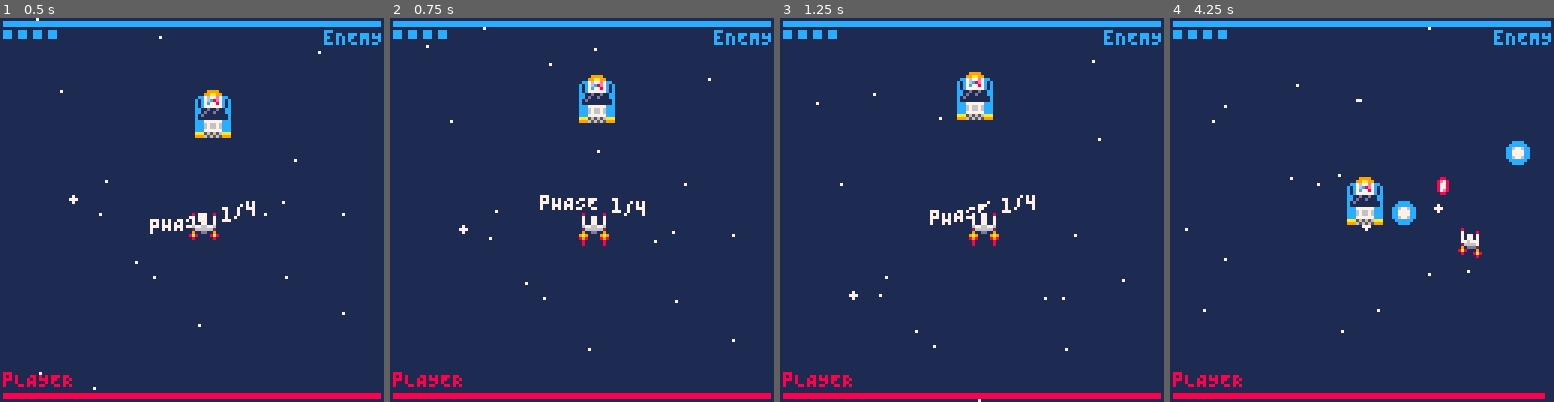
Above: before the commit, frames 1-4 (left to right).
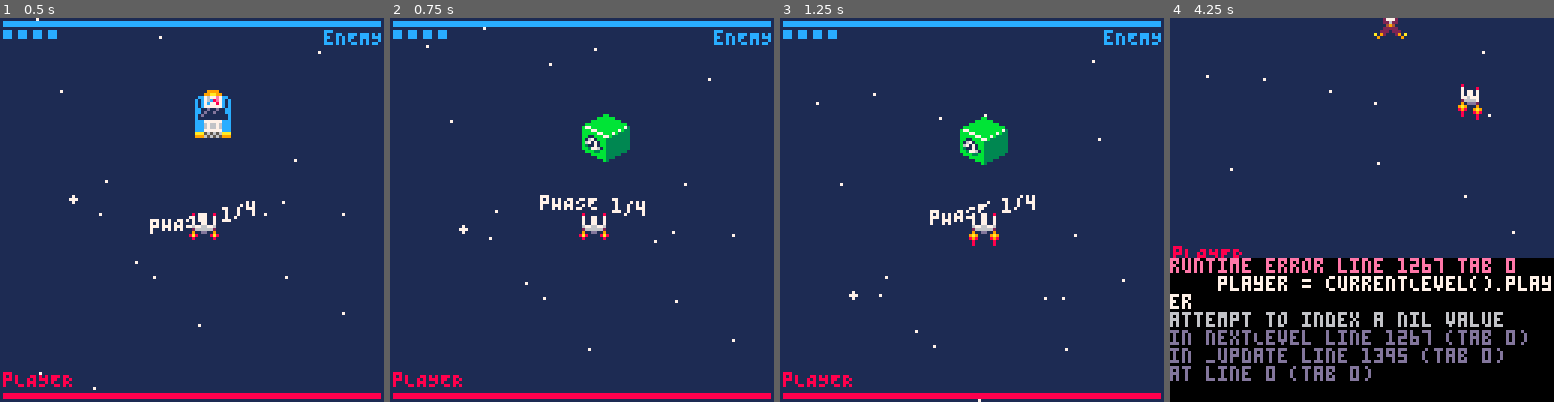
Above: after the commit, the same moments.

Repository: QuentinWidlocher/YogcastJam2020
Game: PICO-8 cartridge game.p8
Two runs of this game, one before a commit and one after it. Both use one fixed random seed, a clock stepped at 60 frames per second and the inputs below.
Inputs:
- Up to frame 1 (0.5 s): tap X (X key) at 0.33 s
- Up to frame 2 (0.75 s): tap O (Z key) at 0.7 s
- Up to frame 3 (1.25 s): tap X (X key) at 1.07 s
- Up to frame 4 (4.25 s): hold Right 1.6-2.1 s; tap O (Z key) every 0.4 s from 1.7 to 4.1 s; tap X (X key) at 1.85, 2.97, 4.08 s; hold Up 2.15-2.42 s; hold Right 2.47-3.03 s; hold Left 3.08-3.58 s; hold Down 3.63-3.97 s; hold Right from 4.02 s (still down)

Frame 1 is identical in both runs. In frame 2, 1.9% of the frame differs, in the area x 49-63%, y 14-60%; in frame 3, 1.9%; in frame 4, 42%, in the area x 0-100%, y 0-100%.
Error after the commit: runtime error line 1267 tab 0; player = currentLevel().player; attempt to index a nil value

Commit message:
:sparkles:  Add levels

Diff:
--- a/game.p8
+++ b/game.p8
@@ -35,6 +35,7 @@
 #include src/models/superhot-modifier.model.lua
 
 #include src/init/camera.init.lua
+#include src/init/levels.init.lua
 #include src/init/player.init.lua
 #include src/init/bullets.init.lua
 #include src/init/enemies.init.lua
@@ -109,22 +110,22 @@
 00ccc777777ccc003b7777b3967476900000000000000000000000000000000000ccc777777ccc00000000000000000000000000000000000000000000000000
 00aaa565656aaa0033bbbb33096469000000000000000000000000000000000000aaa565656aaa00000000000000000000000000000000000000000000000000
 00999656565999000333333000999000000000000000000000000000000000000099965656599900000000000000000000000000000000000000000000000000
-0000000bb00000000000000aa9000000000000000000000000000000000000000000000000000000000000000000000000000000000000000000000000000000
-00000bbbbbb00000000000a646900000000000000000000000000000000000000000000000000000000000000000000000000000000000000000000000000000
-000bbbbbbbbbb00000000a6747690000000000000000000000000000000000000000000000000000000000000000000000000000000000000000000000000000
-0bbbbbbbbbbbbbb00000097744790000000000000000000000000000000000000000000000000000000000000000000000000000000000000000000000000000
-b77bbbbbbbbbbb730000096777690000000000000000000000000000000000000000000000000000000000000000000000000000000000000000000000000000
-bbb77bbbbbbb7b330000009676900000000000000000000000000000000000000000000000000000000000000000000000000000000000000000000000000000
-bbbbb77bbb7b33330077000999000770000000000000000000000000000000000000000000000000000000000000000000000000000000000000000000000000
-bb11bbb77b3333330009200040002900000000000000000000000000000000000000000000000000000000000000000000000000000000000000000000000000
-b1671bbb333333330000222696222000000000000000000000000000000000000000000000000000000000000000000000000000000000000000000000000000
-b67171bb333333330000002777200000000000000000000000000000000000000000000000000000000000000000000000000000000000000000000000000000
-b31171bb333333330000002262200000000000000000000000000000000000000000000000000000000000000000000000000000000000000000000000000000
-bb37761b333333330000000494000000000000000000000000000000000000000000000000000000000000000000000000000000000000000000000000000000
-0bbb33bb333333300000002222200000000000000000000000000000000000000000000000000000000000000000000000000000000000000000000000000000
-000bbbbb333330000000022202220000000000000000000000000000000000000000000000000000000000000000000000000000000000000000000000000000
-00000bbb33300000000a092000290a00000000000000000000000000000000000000000000000000000000000000000000000000000000000000000000000000
-0000000b300000000000900000009000000000000000000000000000000000000000000000000000000000000000000000000000000000000000000000000000
+0000000bb00000000000000aa9000000000000000000000000000000000000000000000bb0000000000000000000000000000000000000000000000000000000
+00000bbbbbb00000000000a6469000000000000000000000000000000000000000000bbbbbb00000000000000000000000000000000000000000000000000000
+000bbbbbbbbbb00000000a674769000000000000000000000000000000000000000bbbbbbbbbb000000000000000000000000000000000000000000000000000
+0bbbbbbbbbbbbbb00000097744790000000000000000000000000000000000000bbbbbbbbbbbbbb0000000000000000000000000000000000000000000000000
+b77bbbbbbbbbbb73000009677769000000000000000000000000000000000000b77bbbbbbbbbbb73000000000000000000000000000000000000000000000000
+bbb77bbbbbbb7b33000000967690000000000000000000000000000000000000bbb77bbbbbbb7b33000000000000000000000000000000000000000000000000
+bbbbb77bbb7b3333007700099900077000000000000000000000000000000000b3bbb77bbb7b3333000000000000000000000000000000000000000000000000
+bb11bbb77b333333000920004000290000000000000000000000000000000000bb3bbbb77b333333000000000000000000000000000000000000000000000000
+b1671bbb33333333000022269622200000000000000000000000000000000000b133bbbb33333333000000000000000000000000000000000000000000000000
+b67171bb33333333000000277720000000000000000000000000000000000000b133333b33333333000000000000000000000000000000000000000000000000
+b31171bb33333333000000226220000000000000000000000000000000000000b31133bb33333333000000000000000000000000000000000000000000000000
+bb37761b33333333000000049400000000000000000000000000000000000000bb3311bb33333333000000000000000000000000000000000000000000000000
+0bbb33bb333333300000002222200000000000000000000000000000000000000bbb33bb33333330000000000000000000000000000000000000000000000000
+000bbbbb33333000000002220222000000000000000000000000000000000000000bbbbb33333000000000000000000000000000000000000000000000000000
+00000bbb33300000000a092000290a000000000000000000000000000000000000000bbb33300000000000000000000000000000000000000000000000000000
+0000000b300000000000900000009000000000000000000000000000000000000000000b30000000000000000000000000000000000000000000000000000000
 00000000000000000000000000000000000000000000000000000000000000000000000000000000000000000000000000000000000000000000000000000000
 00000000000000000000000000000000000000000000000000000000000000000000000000000000000000000000000000000000000000000000000000000000
 00000000000000000000000000000000000000000000000000000000000000000000000000000000000000000000000000000000000000000000000000000000
--- a/src/draw/bossbar.draw.lua
+++ b/src/draw/bossbar.draw.lua
@@ -1,13 +1,13 @@
 function draw_bossbar()
     --Health bar
-    rectfill(1,1,(SCREEN_SIZE - 2)*(enemies[1].hp.value/enemies[1].hp.max),2,12)
+    rectfill(1,1,(SCREEN_SIZE - 2)*(enemy.hp.value/enemy.hp.max),2,12)
 
     print("eNEMY", SCREEN_SIZE - #"eNEMY"*4, 4, 12)
 
     --Phase counters
     local cell_size = 5
     for i = 1, 5 do
-        if enemies[1].phase >= i then
+        if enemy.phase >= i then
             color(12)
         else
             color(1)
--- a/src/draw/debug.draw.lua
+++ b/src/draw/debug.draw.lua
@@ -9,7 +9,7 @@
         -- {label = "state", value = STATE},
         -- {label = "player hp", value = player.hp.value.."/"..player.hp.max},
         {label = "bullets", value = #bulletPool},
-        {label = "cd", value = enemies[1].shootingType.cooldown.value.."/"..enemies[1].shootingType.cooldown.max},
+        {label = "cd", value = enemy.shootingType.cooldown.value.."/"..enemy.shootingType.cooldown.max},
         -- {label = "time", value = SuperhotModifier.timeMod},
     }
     for i = 1, #debug do
--- a/src/draw/enemies.draw.lua
+++ b/src/draw/enemies.draw.lua
@@ -1,14 +1,10 @@
 function draw_enemies()
-    foreach(enemies, function (enemy)
-
-        if enemy.hurtCooldown.value < enemy.hurtCooldown.max then
-            local origSprite = enemy.top_left_sprite
-            enemy.top_left_sprite = enemy.hurtSprite
-            enemy:draw()
-            enemy.top_left_sprite = origSprite
-        else
-            enemy:draw()
-        end
-
-    end)
+    if enemy.hurtCooldown.value < enemy.hurtCooldown.max then
+        local origSprite = enemy.top_left_sprite
+        enemy.top_left_sprite = enemy.hurtSprite
+        enemy:draw()
+        enemy.top_left_sprite = origSprite
+    else
+        enemy:draw()
+    end
 end
--- a/src/draw/main.draw.lua
+++ b/src/draw/main.draw.lua
@@ -14,7 +14,7 @@
 
     if (bulletTimeout > 0) then
         --draw text
-        local text = "pHASE "..(#enemies[1].phases - enemies[1].phase + 1).."/"..#enemies[1].phases
+        local text = "pHASE "..(#enemy.phases - enemy.phase + 1).."/"..#enemy.phases
         local speed = 40
         local height = 5
 
--- a/src/init/enemies.init.lua
+++ b/src/init/enemies.init.lua
@@ -1,26 +1,2 @@
----@type BasicEnemy[]
-enemies = {}
-
 function init_enemies()
-    ---@type BasicEnemy
-    enemy = BasicEnemy:new({
-        top_left_sprite = 64,
-        hurtSprite = 72,
-        w = fromOct(2),
-        h = fromOct(2),
-        x = SCREEN_SIZE / 2,
-        y = SCREEN_SIZE / 4,
-        movingType = SuperhotEnemyMovingType:new(),
-        phases = {
-            {shootingType = DefaultShootingType:new(), bulletCooldown = 20, bulletSpeed = 1.5, hpMax = 70},
-            {shootingType = DefaultShootingType:new(), bulletCooldown = 10, bulletSpeed = 2, hpMax = 60},
-            {shootingType = HomingShootingType:new(), bulletCooldown = 15, bulletSpeed = 1, hpMax = 50},
-            {shootingType = TrishotShootingType:new(), bulletCooldown = 15, bulletSpeed = 4, hpMax = 50},
-        }
-    })
-    enemy:init()
-
-    add(enemies, enemy)
-
-    foreach(enemies, function (enemy) enemy:init() end)
 end
--- /dev/null
+++ b/src/init/levels.init.lua
@@ -0,0 +1,81 @@
+levelIndex = 0
+levels = {
+    {
+        player = Player:new({
+            x = SCREEN_SIZE/2,
+            y = SCREEN_SIZE/2,
+            shootingType = DefaultShootingType:new(),
+            movingType = DefaultPlayerMovingType:new(),
+        }),
+        enemy = BasicEnemy:new({
+            top_left_sprite = 64,
+            hurtSprite = 72,
+            w = fromOct(2),
+            h = fromOct(2),
+            x = SCREEN_SIZE / 2,
+            y = SCREEN_SIZE / 4,
+            movingType = DefaultEnemyMovingType:new(),
+            phases = {
+                {shootingType = DefaultShootingType:new(), bulletCooldown = 20, bulletSpeed = 1.5, hpMax = 70},
+                {shootingType = DefaultShootingType:new(), bulletCooldown = 10, bulletSpeed = 2, hpMax = 60},
+                {shootingType = HomingShootingType:new(), bulletCooldown = 15, bulletSpeed = 1, hpMax = 50},
+                {shootingType = TrishotShootingType:new(), bulletCooldown = 15, bulletSpeed = 4, hpMax = 50},
+            }
+        })
+    },
+    {
+        player = Player:new({
+            x = SCREEN_SIZE/2,
+            y = SCREEN_SIZE/2,
+            shootingType = DefaultShootingType:new(),
+            movingType = GridPlayerMovingType:new(),
+        }),
+        enemy = BasicEnemy:new({
+            top_left_sprite = 96,
+            hurtSprite = 104,
+            w = fromOct(2),
+            h = fromOct(2),
+            x = SCREEN_SIZE / 2,
+            y = SCREEN_SIZE / 4,
+            movingType = DefaultEnemyMovingType:new(),
+            phases = {
+                {shootingType = DefaultShootingType:new(), bulletCooldown = 20, bulletSpeed = 1.5, hpMax = 70},
+                {shootingType = DefaultShootingType:new(), bulletCooldown = 10, bulletSpeed = 2, hpMax = 60},
+                {shootingType = HomingShootingType:new(), bulletCooldown = 15, bulletSpeed = 1, hpMax = 50},
+                {shootingType = TrishotShootingType:new(), bulletCooldown = 15, bulletSpeed = 4, hpMax = 50},
+            }
+        })
+    },
+    {
+        player = Player:new({
+            x = SCREEN_SIZE/2,
+            y = SCREEN_SIZE/2,
+            shootingType = SuperhotShootingType:new(),
+            movingType = SuperhotPlayerMovingType:new(),
+        }),
+        enemy = BasicEnemy:new({
+            top_left_sprite = 98,
+            hurtSprite = 106,
+            w = fromOct(2),
+            h = fromOct(2),
+            x = SCREEN_SIZE / 2,
+            y = SCREEN_SIZE / 4,
+            movingType = SuperhotEnemyMovingType:new(),
+            phases = {
+                {shootingType = SuperhotShootingType:new({ baseShootingType = DefaultShootingType:new()}), bulletCooldown = 20, bulletSpeed = 1.5, hpMax = 70},
+                {shootingType = SuperhotShootingType:new({ baseShootingType = DefaultShootingType:new()}), bulletCooldown = 10, bulletSpeed = 2, hpMax = 60},
+                {shootingType = SuperhotShootingType:new({ baseShootingType = HomingShootingType:new()}), bulletCooldown = 15, bulletSpeed = 1, hpMax = 50},
+                {shootingType = SuperhotShootingType:new({ baseShootingType = TrishotShootingType:new()}), bulletCooldown = 15, bulletSpeed = 4, hpMax = 50},
+            }
+        })
+    }
+}
+
+function currentLevel() return levels[levelIndex] end
+
+function nextLevel()
+    levelIndex = levelIndex + 1
+    player = currentLevel().player
+    enemy = currentLevel().enemy
+    enemy:init()
+end
--- a/src/init/main.init.lua
+++ b/src/init/main.init.lua
@@ -3,6 +3,7 @@
 function _init()
     cls() -- clear the screen
     printh("", "log.txt", true) -- clear the log file
+    nextLevel()
     init_globals()
     init_camera()
     init_player()
--- a/src/models/basic-enemy.model.lua
+++ b/src/models/basic-enemy.model.lua
@@ -42,7 +42,7 @@
 
 function BasicEnemy:initPhase(phase)
     self.shootingType = self.phases[phase].shootingType
-    self.shootingType.cooldown.max = self.phases[phase].bulletCooldown
+    self.shootingType.cooldown = { value = 0, max = self.phases[phase].bulletCooldown }
     self.shootingType.speed = self.phases[phase].bulletSpeed
     self.hp.max = self.phases[phase].hpMax
     self.hp.value = self.hp.max
--- a/src/models/shooting-types/homing.model.lua
+++ b/src/models/shooting-types/homing.model.lua
@@ -46,7 +46,7 @@
 
                 -- If we located only one target we choose it
                 if (#hittenEnemies == 1) then
-                    chosenEnemy = hittenEnemies[1]
+                    chosenEnemy = hittenenemy
                 else
                     -- else we choose the nearest enemy
                     local sortedEnemies = sort(hittenEnemies, function (e1, e2)
--- a/src/update/bullets.update.lua
+++ b/src/update/bullets.update.lua
@@ -9,13 +9,9 @@
             add(bulletsToDelete, i)
         end
 
-        if (bullet.playerVersion) then
-            local bulletCollide = function (enemy) return bullet:collide(enemy) end
-            local hittenEnemies = M.filter(enemies, bulletCollide)
-            if (#hittenEnemies > 0) then
-                hittenEnemies[1]:hurt(player.dmg)
-                add(bulletsToDelete, i)
-            end
+        if (bullet.playerVersion and bullet:collide(enemy)) then
+            enemy:hurt(bullet.dmg)
+            add(bulletsToDelete, i)
         end
 
         if not bullet:isInsideScreen() then
@@ -37,5 +33,5 @@
             bulletPool[k] = nil
         end
     end
-    bulletTimeout -= 1
+    bulletTimeout = bulletTimeout - 1
 end
--- a/src/update/enemies.update.lua
+++ b/src/update/enemies.update.lua
@@ -1,9 +1,6 @@
 function update_enemies()
-    for i, enemy in pairs(enemies) do
-        enemy:update()
-
-        if (enemy.phase <= 0) then
-            deli(enemies, i)
-        end
+    enemy:update()
+    if (enemy.phase <= 0) then
+        level = level + 1
     end
 end
--- a/src/update/main.update.lua
+++ b/src/update/main.update.lua
@@ -6,4 +6,7 @@
     update_player()
     update_enemies()
     update_bullets()
+
+    --TODO REMOVE ME
+    if (btnp(GAMEPAD.O)) then nextLevel() end
 end
